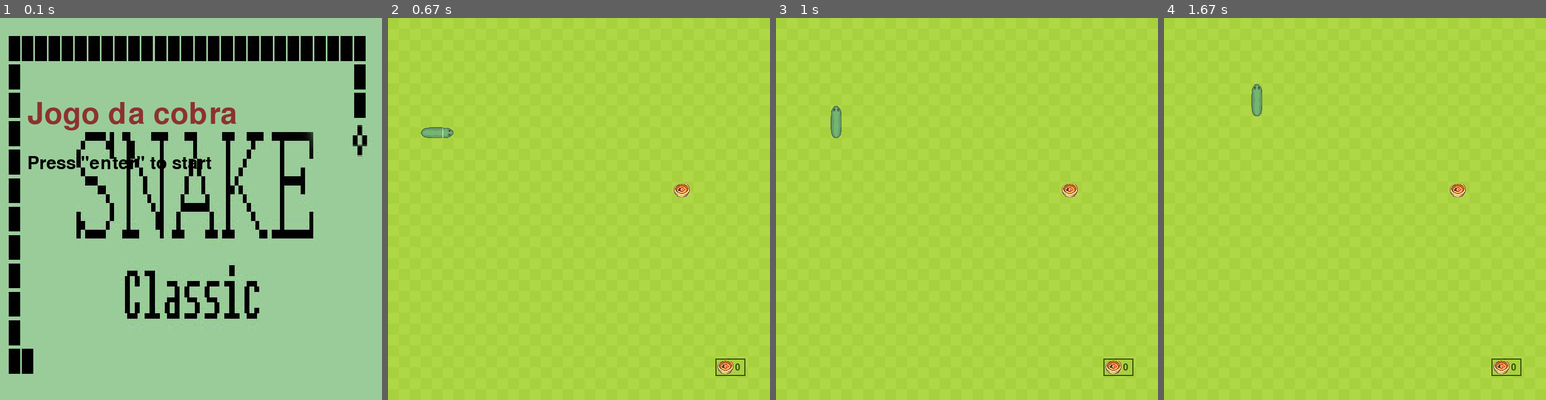
Above: before the commit, frames 1-4 (left to right).
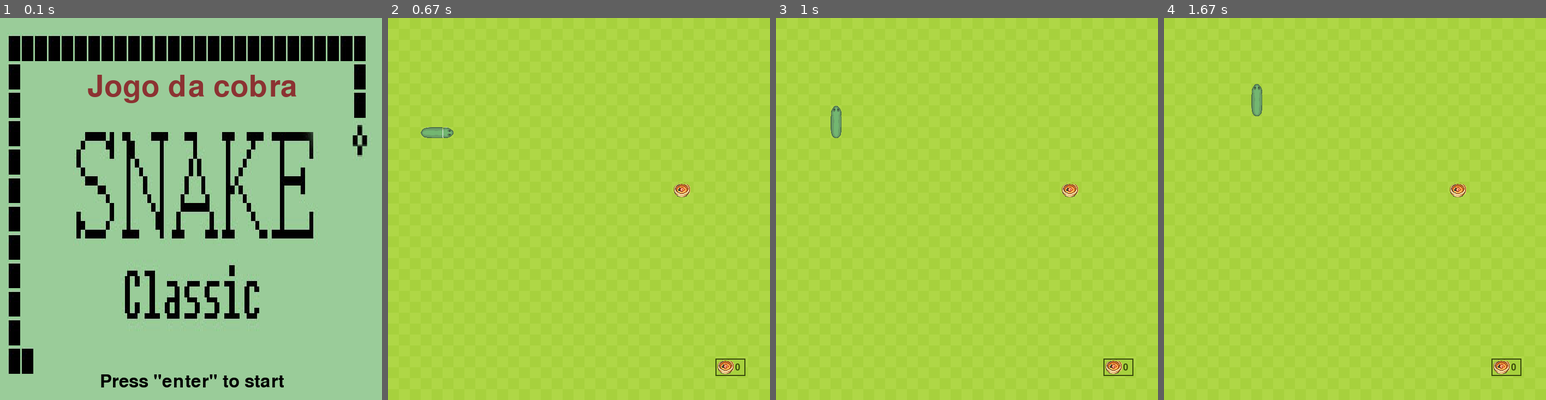
Above: after the commit, the same moments.

Repository: Matheusbarcellos1/Pygame-2021.2
Game: pygame game, started from tentativa_final.py
The game is run twice, just before and just after one commit, with the same random seed, the same clock (stepped at 60 frames per second) and the same inputs.
Inputs:
- Up to frame 1 (0.1 s): no input
- Up to frame 2 (0.67 s): tap Enter at 0.33 s
- Up to frame 3 (1 s): tap W at 0.67 s
- Up to frame 4 (1.67 s): hold Right 1-1.47 s; hold Up from 1.5 s (still down)

The runs differ from the first frame. In frame 1, 4.0% of the frame differs, in the area x 7-78%, y 14-97%; in frame 2, nothing differs; in frame 3, nothing differs; in frame 4, nothing differs.

Commit message:
Corrigindo enquadramento da tela inicial

Diff:
--- a/tentativa_final.py
+++ b/tentativa_final.py
@@ -263,8 +263,8 @@
 while state == TELA:
         window.fill((255, 255, 255))
         window.blit(assets["tela de inicio"], (0, 0))
-        window.blit(Titulo,(50,150))
-        window.blit(start,(50,250))
+        window.blit(Titulo,(160,100))
+        window.blit(start,(cell_number * cell_size / 3 - 50, cell_number * cell_size / 2 + 300))
         pygame.display.update()
         for event in pygame.event.get():
             if event.type == pygame.QUIT:
